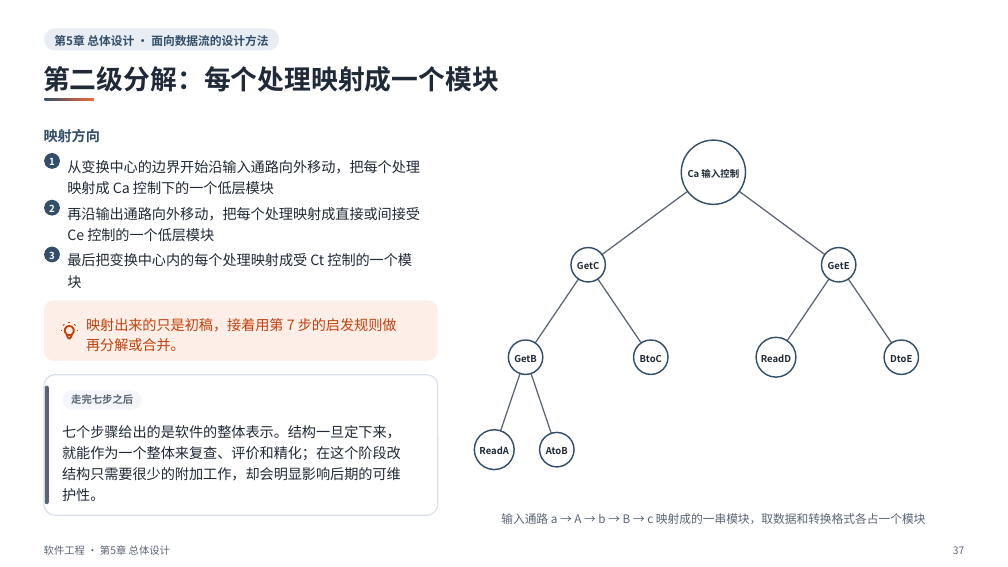
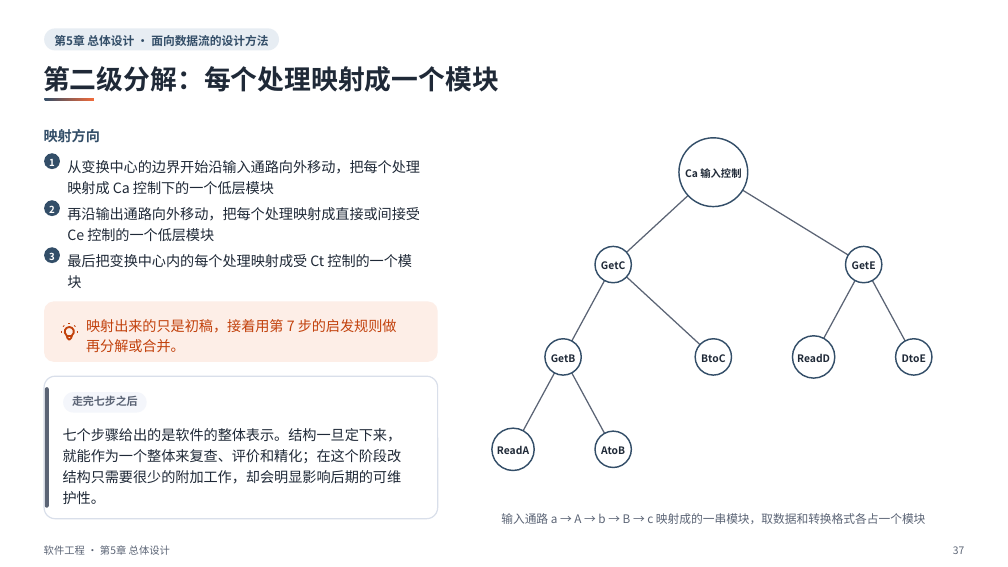
Before and after one commit to sweetcornna/JLU-remake, a slide deck: slide 37 of 大三上/软件工程/重制版PPT/第5章 总体设计（重制版）.pptx. Drawn at 1008x567 pixels with LibreOffice and Linux fonts; fonts in the diff are those of the drawing. Boxes give left, top, right and bottom in pixels: in the first picture for what was removed or moved away, otherwise in the second. Text is boxed around its words. In the diff, an @@ line names an element or a change of style, - is before the commit and + after.

```diff
--- a/大三上/软件工程/重制版PPT/第5章 总体设计（重制版）.pptx
+++ b/大三上/软件工程/重制版PPT/第5章 总体设计（重制版）.pptx
@@ freeform shape: place and size @@
-freeform shape at box(588, 172, 714, 265)
+freeform shape at box(613, 172, 713, 265)
@@ freeform shape: place and size @@
-freeform shape at box(714, 172, 839, 265)
+freeform shape at box(714, 172, 864, 265)
@@ freeform shape: place and size @@
-freeform shape at box(526, 265, 588, 357)
+freeform shape at box(563, 265, 613, 357)
@@ 2 texts, 2 ellipses: place and size @@
-2 texts, 2 ellipses at box(571, 247, 857, 282)
+2 texts, 2 ellipses at box(595, 247, 882, 283)
@@ freeform shape: place and size @@
-freeform shape at box(588, 265, 651, 357)
+freeform shape at box(613, 265, 713, 357)
@@ freeform shape: place and size @@
-freeform shape at box(776, 265, 839, 357)
+freeform shape at box(814, 265, 864, 357)
@@ freeform shape: place and size @@
-freeform shape at box(839, 265, 901, 357)
+freeform shape at box(864, 265, 914, 357)
@@ freeform shape at box(61, 324, 78, 332): outline redrawn @@
@@ freeform shape at box(64, 327, 74, 340): outline redrawn @@
@@ freeform shape: place and size @@
-freeform shape at box(495, 357, 526, 449)
+freeform shape at box(513, 357, 563, 449)
@@ freeform shape: place and size @@
-freeform shape at box(526, 357, 557, 449)
+freeform shape at box(563, 357, 613, 449)
@@ ellipse: place and size @@
-ellipse at box(634, 340, 668, 375)
+ellipse at box(696, 339, 732, 375)
@@ size 9 to 9.8 pt in 9 elements at box(685, 168, 741, 178), box(902, 354, 926, 362), box(497, 445, 529, 454), box(601, 261, 625, 269), box(852, 261, 876, 269), box(551, 354, 576, 362), box(797, 353, 830, 362), box(601, 446, 625, 454), box(701, 354, 725, 362) @@
@@ text "BtoC": place and size @@
-text "BtoC" at box(640, 355, 662, 362)
+text "BtoC" at box(701, 354, 725, 362)
@@ 2 texts, 2 ellipses: place and size @@
-2 texts, 2 ellipses at box(508, 337, 796, 377)
+2 texts, 2 ellipses at box(545, 336, 835, 378)
@@ ellipse: place and size @@
-ellipse at box(884, 340, 919, 375)
+ellipse at box(896, 339, 932, 375)
@@ text "DtoE": place and size @@
-text "DtoE" at box(890, 355, 912, 362)
+text "DtoE" at box(902, 354, 926, 362)
@@ rounded rectangle: place and size @@
-rounded rectangle at box(44, 375, 438, 516)
+rounded rectangle at box(44, 377, 438, 520)
@@ rounded rectangle at box(44, 377, 438, 520): proportions changed @@
@@ rounded rectangle: place and size @@
-rounded rectangle at box(63, 390, 142, 410)
+rounded rectangle at box(64, 392, 147, 413)
@@ text "走完七步之后" at box(72, 395, 138, 406): size 9.8 to 10.5 pt @@
@@ ellipse: place and size @@
-ellipse at box(474, 430, 514, 470)
+ellipse at box(492, 428, 535, 470)
@@ text "ReadA": place and size @@
-text "ReadA" at box(479, 446, 508, 454)
+text "ReadA" at box(497, 445, 529, 454)
@@ ellipse: place and size @@
-ellipse at box(540, 433, 575, 467)
+ellipse at box(595, 431, 631, 467)
@@ text "AtoB": place and size @@
-text "AtoB" at box(546, 447, 568, 454)
+text "AtoB" at box(601, 446, 625, 454)
```
Also in this commit, not shown: 34 other slides changed, 3 other files.
